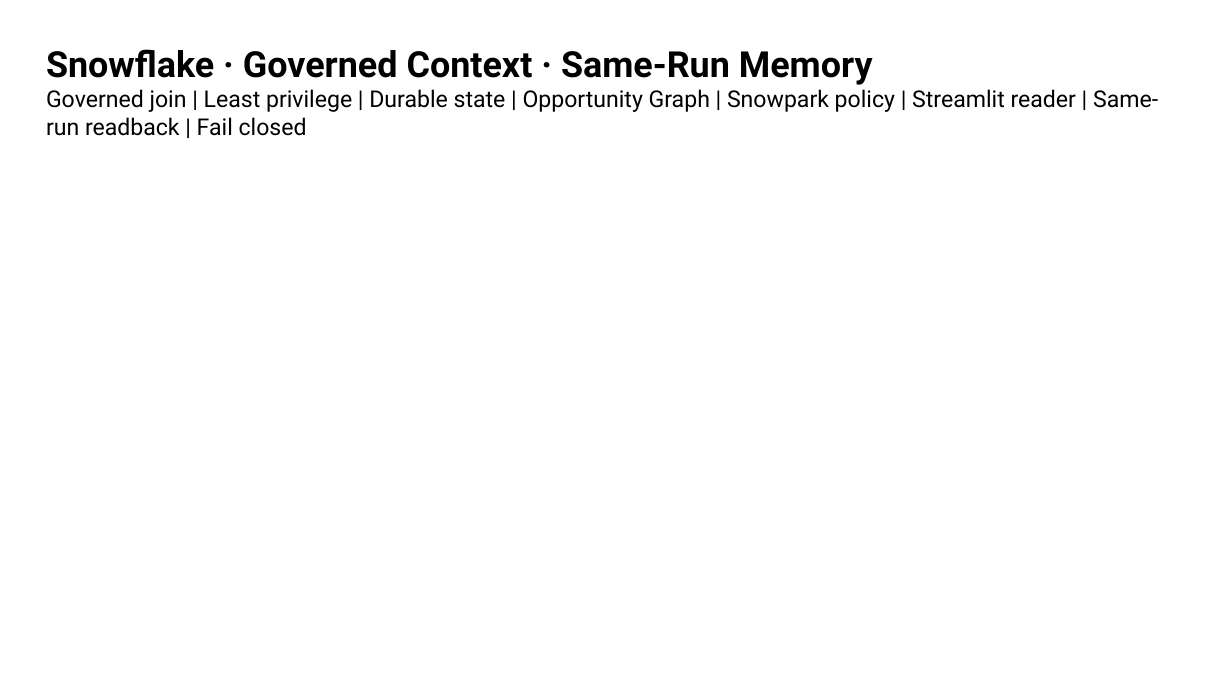
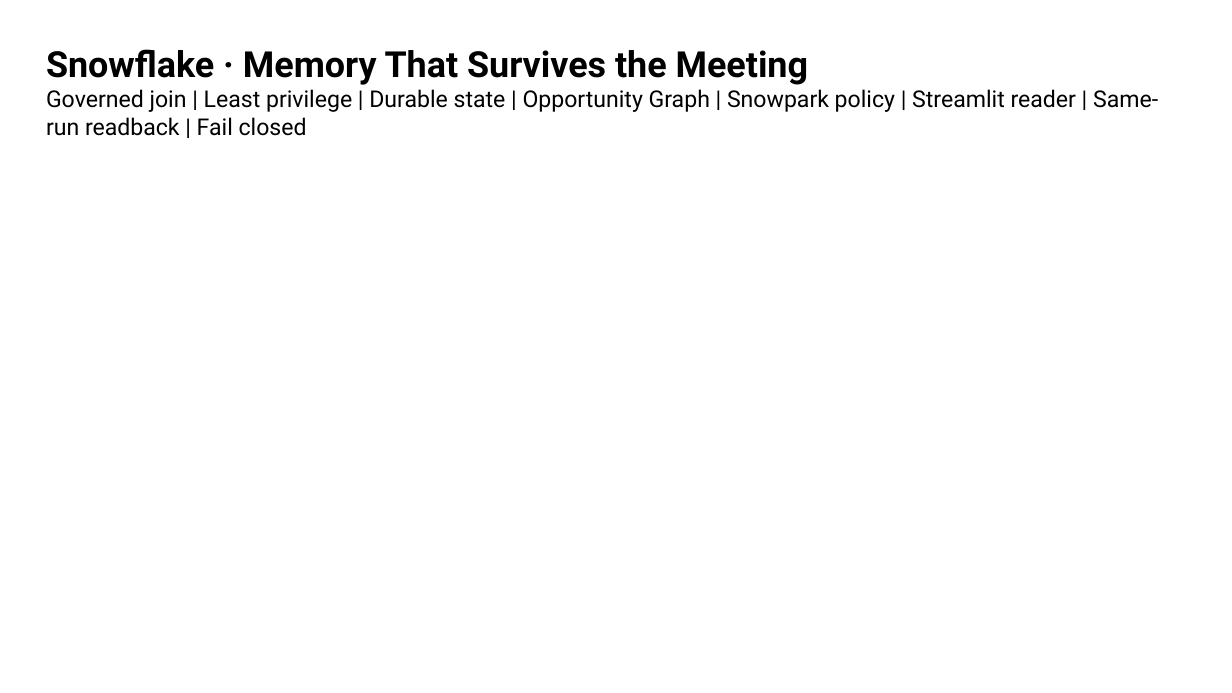
Before and after one commit to sergiobuilds/bidpilot, a slide deck: slide 12 of dev/active/grand-finale-pitch-20260903/deck.pptx (slide 9 before the commit). Drawn at 1232x693 pixels with LibreOffice and Linux fonts; fonts in the diff are those of the drawing; background and template pictures are left out. Boxes give left, top, right and bottom in pixels: in the first picture for what was removed or moved away, otherwise in the second. Text is boxed around its words. In the diff, an @@ line names an element or a change of style, - is before the commit and + after.

```diff
--- a/dev/active/grand-finale-pitch-20260903/deck.pptx
+++ b/dev/active/grand-finale-pitch-20260903/deck.pptx
@@ text at [46, 49, 809, 85]: text changed @@
-Snowflake · Governed Context · Same-Run Memory
+Snowflake · Memory That Survives the Meeting
```
Also in this commit, not shown: 5 other slides changed, 3 slides added, 38 other files.
